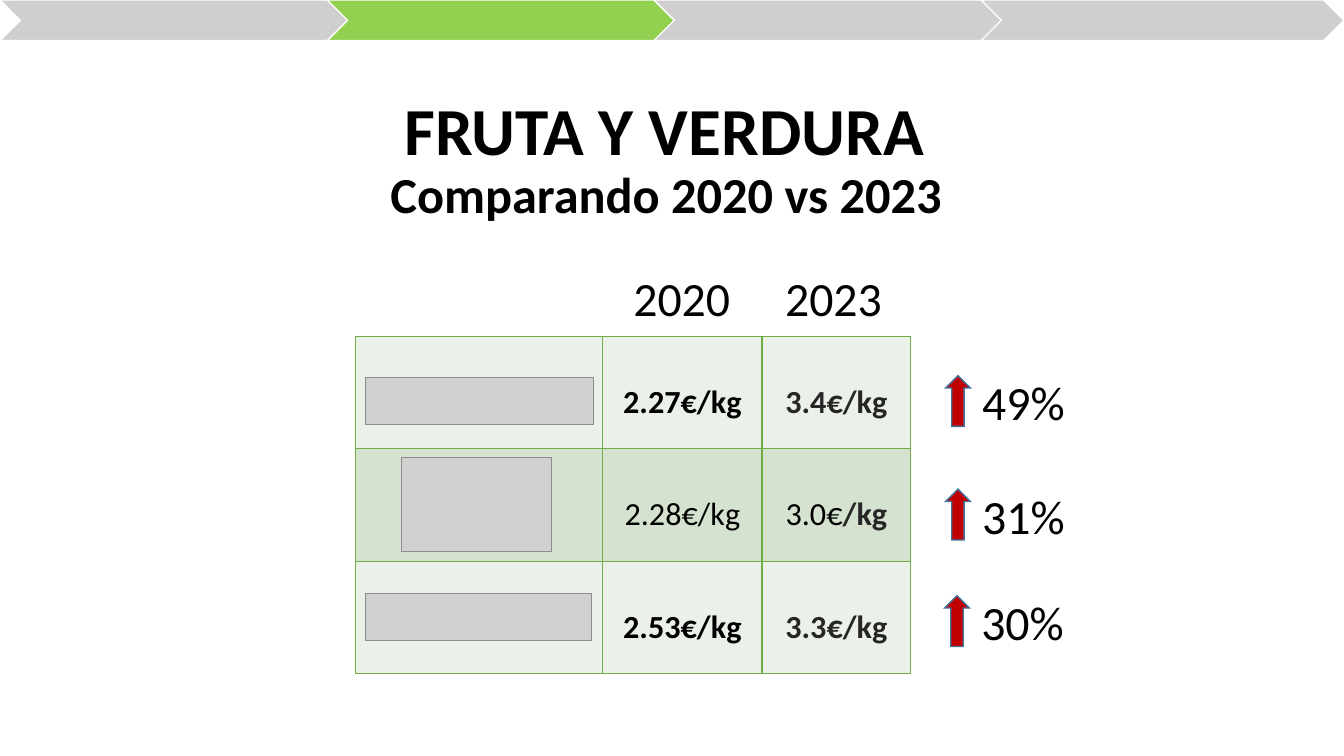
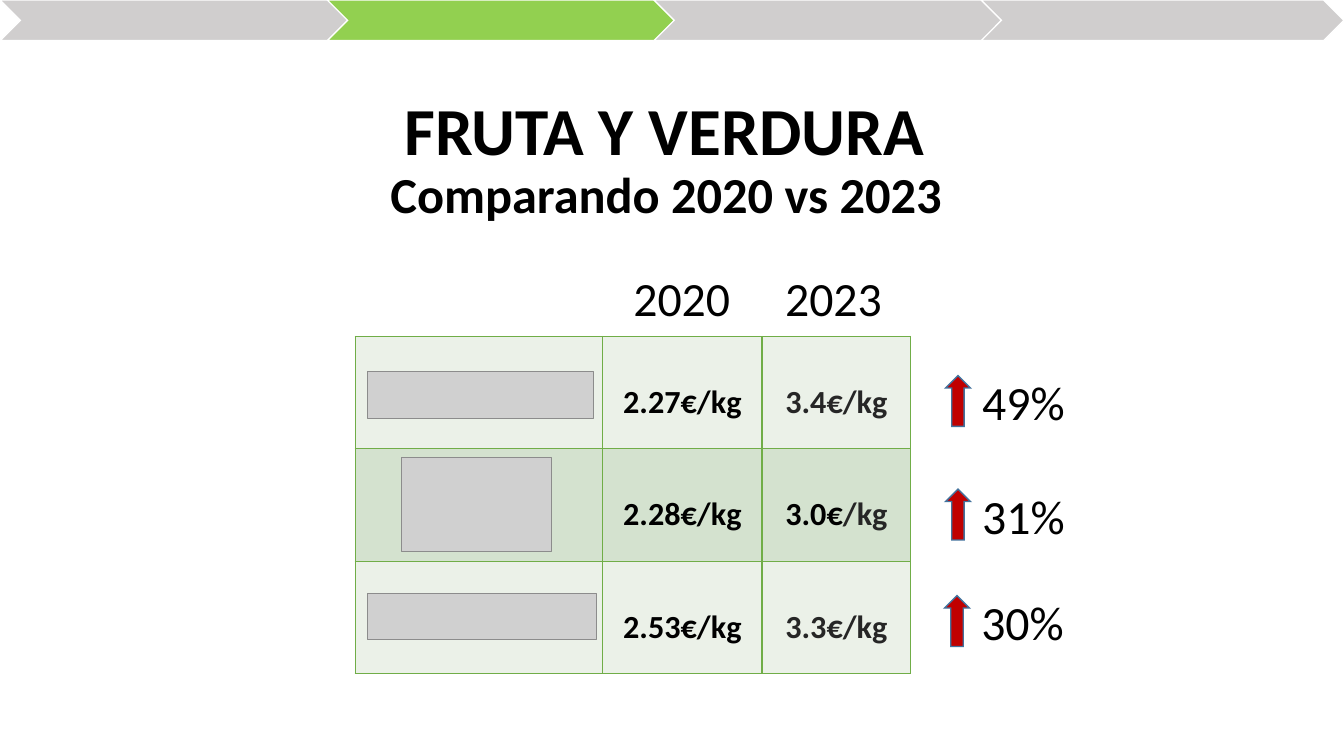
Before and after one commit to lourdes-gomez/EDA-Analisis-precios-alimentos, a slide deck: slide 5 of código/Utils/power points/categorias.pptx. Drawn at 1344x756 pixels with LibreOffice and Linux fonts; fonts in the diff are those of the drawing; grey boxes stand for pictures. Boxes give left, top, right and bottom in pixels: in the first picture for what was removed or moved away, otherwise in the second. Text is boxed around its words. In the diff, an @@ line names an element or a change of style, - is before the commit and + after.

```diff
--- a/código/Utils/power points/categorias.pptx
+++ b/código/Utils/power points/categorias.pptx
@@ table at box(355, 337, 911, 674) @@
@@ bold on in "2.28€/kg", "3.0€/kg" @@
@@ picture: place and size @@
-picture at box(365, 594, 591, 640)
+picture at box(368, 371, 594, 417)
@@ picture: place and size @@
-picture at box(365, 378, 594, 424)
+picture at box(368, 593, 597, 639)
```
Also in this commit, not shown: 5 other slides changed, 4 other files.
